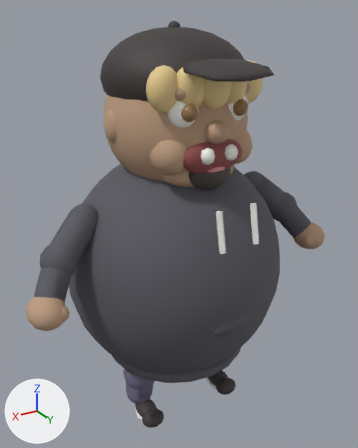
Before and after pictures for a commit that changed the FBX model unity/Assets/Art/Characters/generated/P1_Chunkz.fbx.
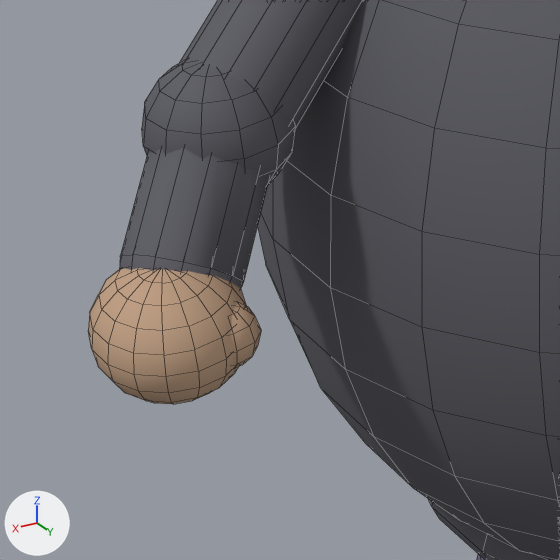
The first picture shows the older version from a 50 mm camera at (1.22, 2.08, 2.13) aimed at (-0.03, 0.0, 1.1). The close-ups show the older and then the newer version on the part from 1% to 40% of the width and 51% to 83% of the height of that picture. Only the edits that show in the close-ups are written down. Every picture has the same lights, and +X, +Y and +Z are marked at lower left. The close-ups show mesh edges as thin lines. Where no turn or scale is listed for an object, it has been applied to the vertices. Vertices at exactly the same position are counted once.

Objects in the first close-up: 'ArmR', 'Torso'.
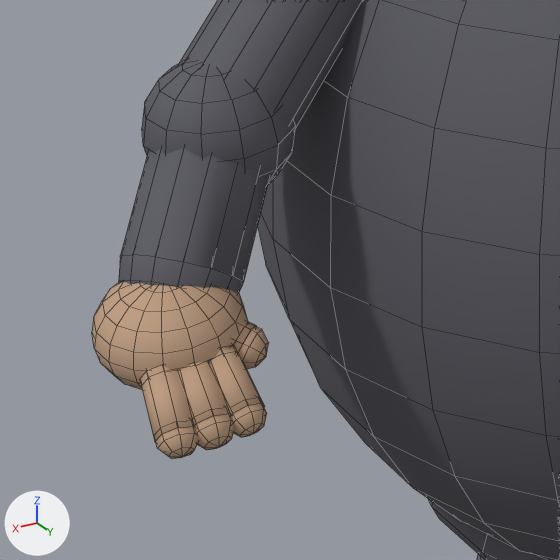
Changed parts and their boxes (x1, y1, x2, y2) in the close-ups (560 x 560 px):
'ArmR', reshaped
    before: (88, 0, 362, 404)
    after: (92, 0, 362, 459)
part 1 of me_cylinder_004, rebuilt
    before: (230, 303, 261, 367)
    after: (234, 320, 256, 353)
part 2 of me_cylinder_004, reshaped
    before: (88, 268, 246, 404)
    after: (92, 282, 268, 459)

The change in detail:
me_cylinder_004 is used by ob_armr; location (0.0, 0.0, 0.0).
me_cylinder_004 had 713 vertices, 796 faces and spanned x 0.426..0.855, y -0.055..0.318, z 0.863..1.314.
me_cylinder_004 now has 997 vertices, 1096 faces and spans x 0.426..0.852, y -0.055..0.369, z 0.863..1.314.
me_cylinder_004 part 1: the loose piece of 52 vertices spanning x 0.688..0.76, y 0.228..0.304, z 0.902..0.978 is rebuilt with 16 vertices and now spans x 0.689..0.754, y 0.227..0.292, z 0.899..0.964.
me_cylinder_004 part 2: 128 vertices moved from x 0.685..0.855, y 0.122..0.318, z 0.878..1.013 to x 0.688..0.852, y 0.134..0.306, z 0.881..0.991; 18 vertices removed from x 0.744..0.796, y 0.19..0.25, z 0.863..1.016; 338 vertices added at x 0.682..0.829, y 0.193..0.369, z 0.863..1.003.
